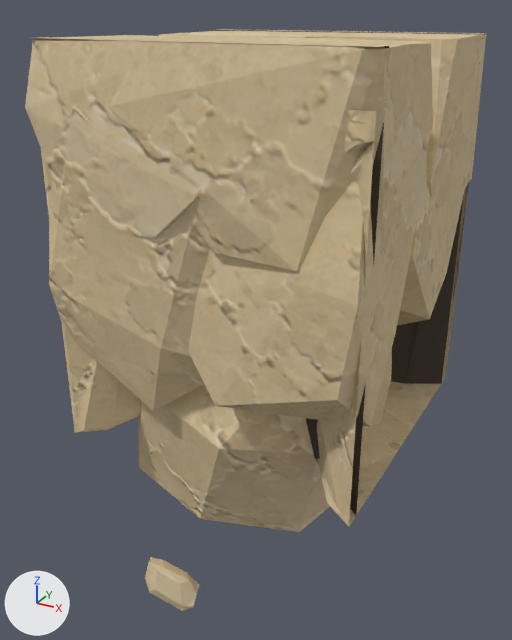
The glTF model assets/custom/models/ground_modules/ground_bottom_strip_05.glb: old version first, new version second.
The view is the same before and after, from a 50 mm lens placed at (1.54, -1.51, 0.98), pointed at (0.44, 0.47, -0.01). The lights are fixed; the arrows at lower left show +X, +Y and +Z. The picture after the commit comes second.

Before the edit, the objects in view are built like this:
```python
mat_groundmodulerecess = principled_material('GroundModuleRecess')
mat_groundmodulerecess.base_color = (0.06, 0.045, 0.032)  # brown #453c32
mat_groundmodulerecess.roughness = 0.95
me_groundbottomstrip05_bodyshouldermesh = bpy.data.meshes.new('GroundBottomStrip05_BodyShoulderMesh')
me_groundbottomstrip05_bodyshouldermesh.from_pydata(...)  # 884 vertices, 1550 faces; spans x 0.0..1.0, y -0.04..1.04, z -0.93..0.91
# faces by material slot: [184, 174, 120, 191, 181, 110, 550, 40]
me_groundbottomstrip05_bodyshouldermesh.materials.append(mat_sandstone_plate_1_004)
me_groundbottomstrip05_bodyshouldermesh.materials.append(mat_sandstone_plate_2_004)
me_groundbottomstrip05_bodyshouldermesh.materials.append(mat_sandstone_plate_3_004)
me_groundbottomstrip05_bodyshouldermesh.materials.append(mat_sandstone_plate_7_004)
me_groundbottomstrip05_bodyshouldermesh.materials.append(mat_sandstone_plate_8_004)
me_groundbottomstrip05_bodyshouldermesh.materials.append(mat_sandstone_plate_9_004)
me_groundbottomstrip05_bodyshouldermesh.materials.append(mat_sandstone_plate_14_002)
me_groundbottomstrip05_bodyshouldermesh.materials.append(mat_groundmodulerecess)  # brown #453c32
ob_groundbottomstrip05_body = bpy.data.objects.new('GroundBottomStrip05_Body', me_groundbottomstrip05_bodyshouldermesh)
ob_groundbottomstrip05_body.location = (0.0, 0.0, 0.0)
```
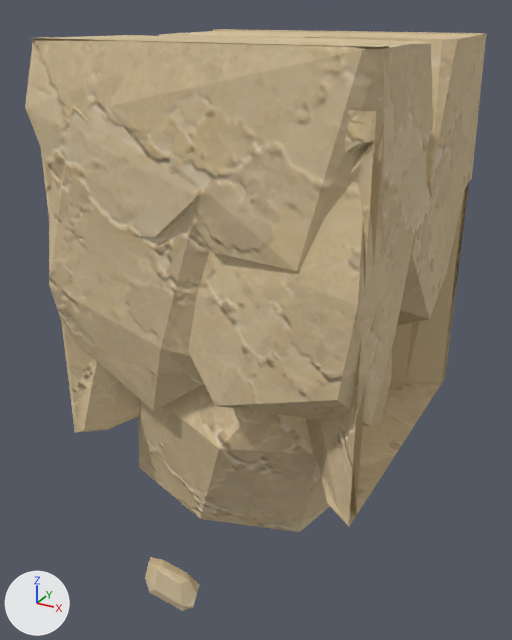
The change, as a list of edits to the scene's bpy script:
```text
Change mat_groundmodulerecess:
    mat_groundmodulerecess.base_color: (0.06, 0.045, 0.032) -> (0.61, 0.48, 0.28)  # brown #453c32 -> beige #cdb890
```

Location of each change, (x1, y1, x2, y2) in pixels of the pictures (512 x 640 px):
'GroundBottomStrip05_Body', recoloured
    both: (210, 29, 484, 518)
